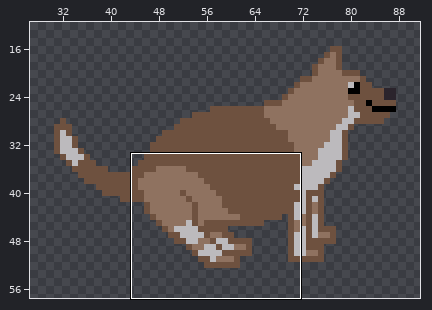
A sprite sheet gets an edit: sprites/sLucySitting/layers/b73d8b1f-67ee-448d-9c11-920b0e7c4b2a/c0fe45fd-4cef-45da-a2c4-af30b6571299.png. Above, an overview of the earlier version with the close-up marked.
Close-up. Before the commit:
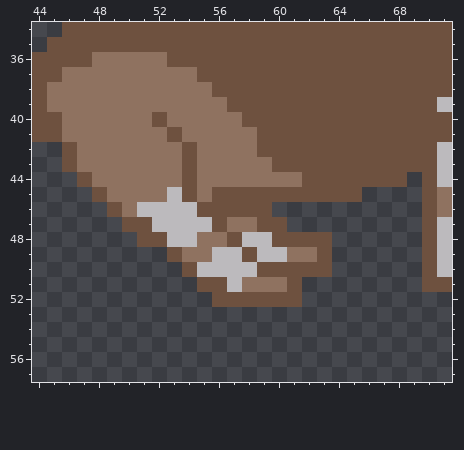
The file is 128x64 pixels. Shown: x 44..71, y 34..57. The wide view leaves out empty margins.
And afterwards:
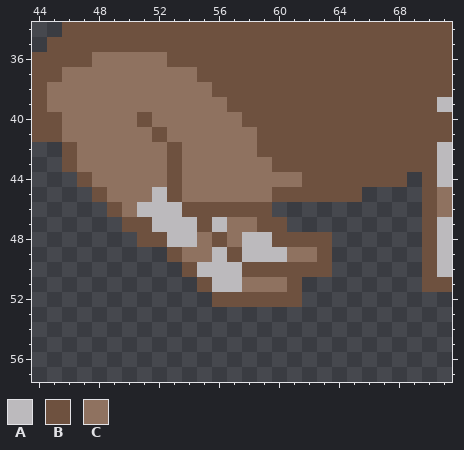
Palette (. is transparent): A #bcbabd  B #6e513f  C #8f7260
Change:
{"y":40,"x":51,"old":"CB","new":"BC"}
{"y":41,"x":52,"old":"CB","new":"BC"}
{"y":42,"x":53,"old":"CB","new":"BC"}
{"y":43,"x":53,"old":"CB","new":"BC"}
{"y":44,"x":53,"old":"CB","new":"BC"}
{"y":45,"x":52,"old":"CAB","new":"ABC"}
{"y":45,"x":56,"old":"BBBB","new":"CCCC"}
{"y":46,"x":54,"old":"A","new":"B"}
{"y":47,"x":55,"old":"AB","new":"BA"}
{"y":48,"x":56,"old":"CB","new":"BC"}
{"y":49,"x":57,"old":"AB","new":"BA"}
{"y":50,"x":58,"old":"A","new":"B"}
{"y":51,"x":56,"old":"B","new":"A"}
